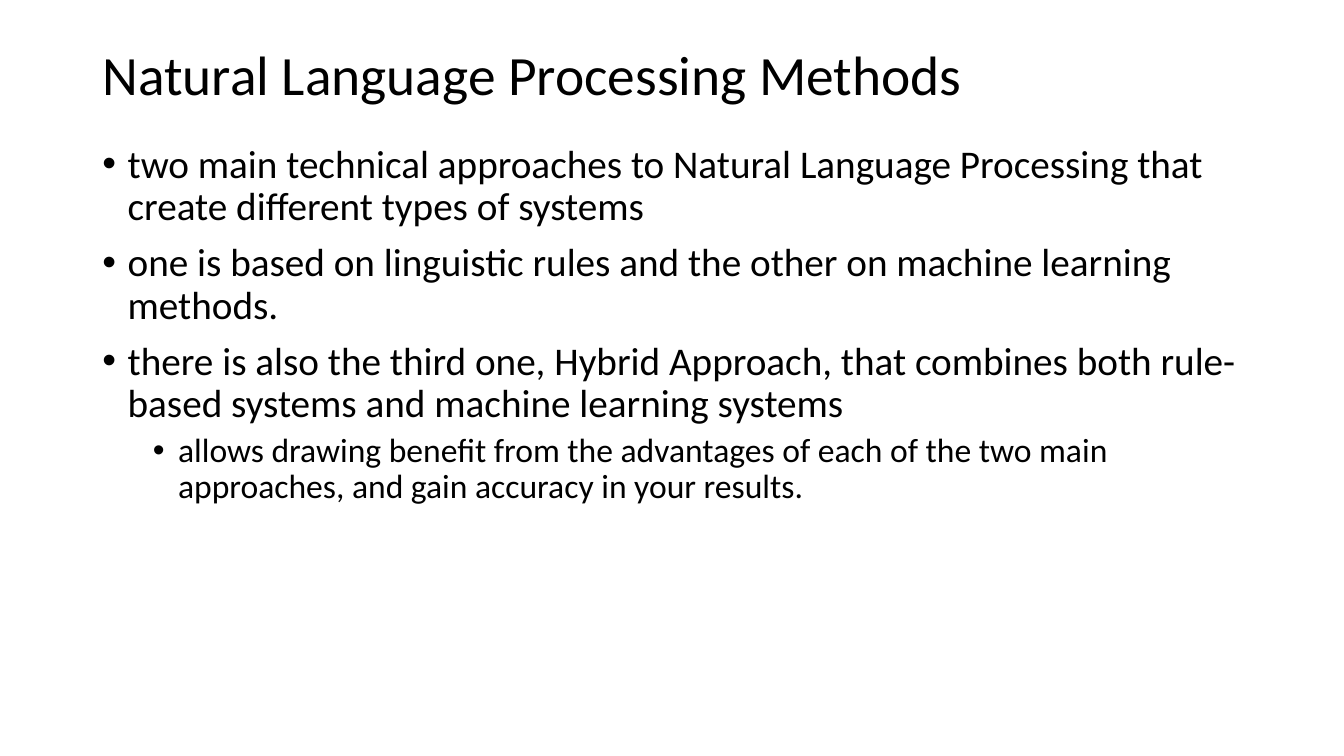
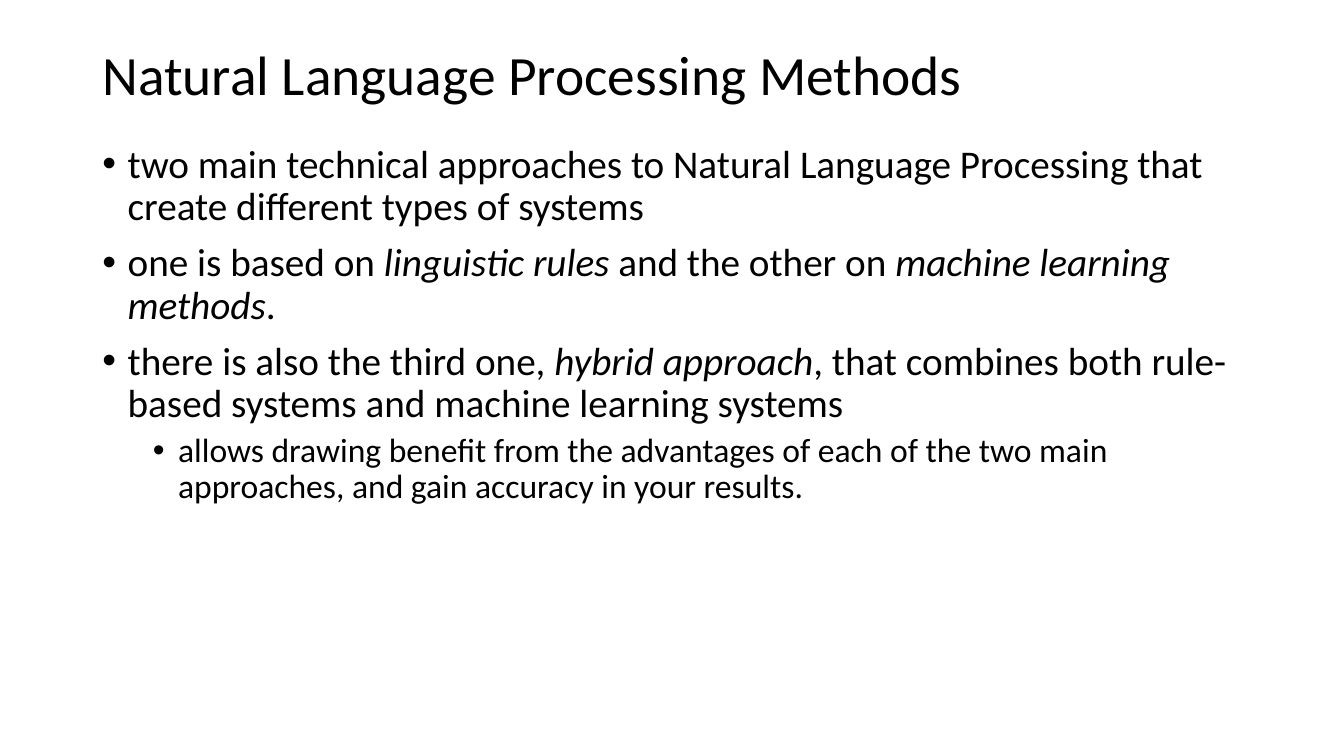
Before and after one commit to antongeorgescu/machine-learning-documentation, a slide deck: slide 11 of Natural Language Processing - Presentation.pptx (slide 9 before the commit). Drawn at 1344x756 pixels with LibreOffice and Linux fonts; fonts in the diff are those of the drawing. Boxes give left, top, right and bottom in pixels: in the first picture for what was removed or moved away, otherwise in the second. Text is boxed around its words. In the diff, an @@ line names an element or a change of style, - is before the commit and + after.

```diff
--- a/Natural Language Processing - Presentation.pptx
+++ b/Natural Language Processing - Presentation.pptx
@@ text at (128, 248, 1170, 320): italic on in "linguistic rules machine learning methods." @@
@@ text at (128, 347, 1227, 424): text changed @@
-• there is also the third one, Hybrid Approach, that combines both rule-based systems and machine learning systems
+• there is also the third one, hybrid approach, that combines both rule-based systems and machine learning systems
```
Also in this commit, not shown: 11 other slides changed, 5 slides added, 1 slide removed.
